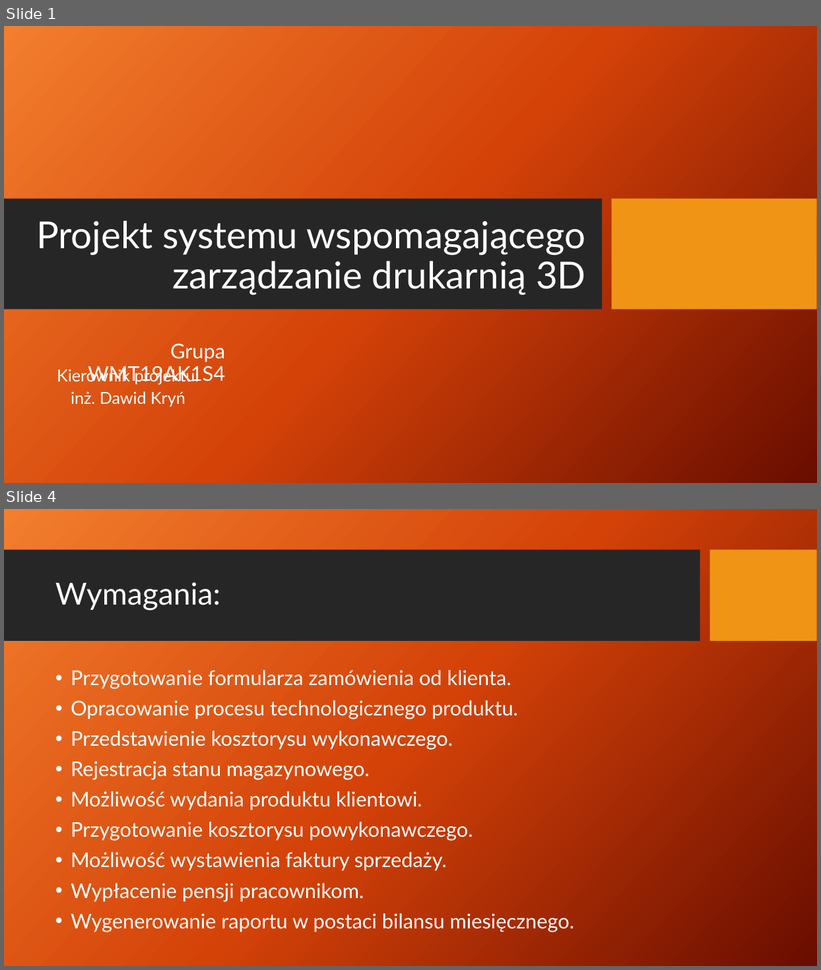
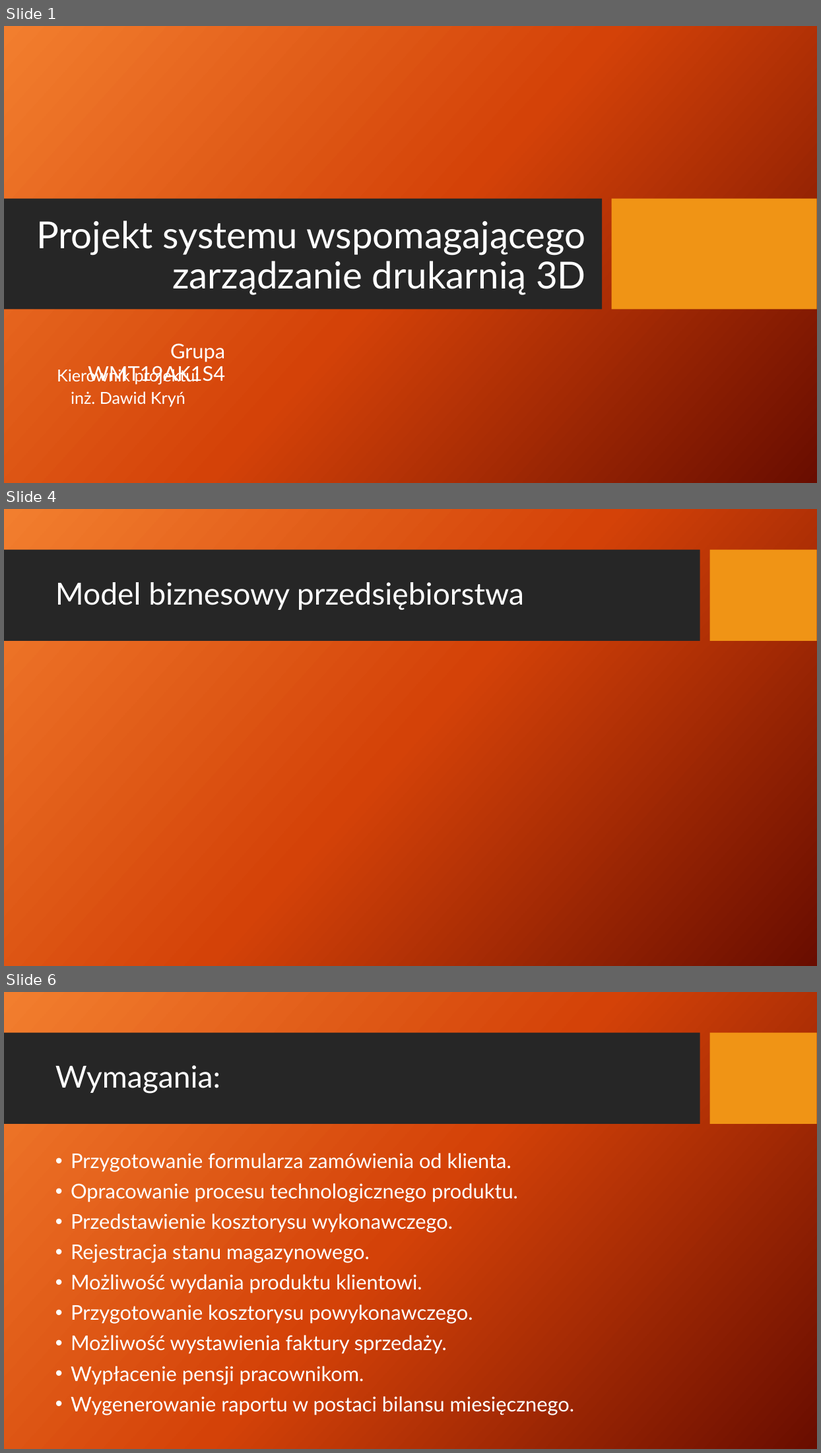
Before and after one commit to rudnickirobert/KWZP2021, a slide deck: Prezentacja_29.04.pptx. Shown one above the other, each under a label of ours: slides 1 and 4 before the commit, slides 1, 4 and 6 after it; the slides between them are not shown. The pictures are 821x970 and 821x1453 pixels, drawn with LibreOffice and Linux fonts; fonts in the diff are those of the drawing; background and template pictures are left out. Boxes give left, top, right and bottom in pixels: in the first picture for what was removed or moved away, otherwise in the second. Text is boxed around its words. In the diff, an @@ line names an element or a change of style, - is before the commit and + after.

```diff
--- a/Prezentacja_29.04.pptx
+++ b/Prezentacja_29.04.pptx
@@ slide 4 added at <box>4,509,817,966</box>, background picture (left out); not listed: 2 template elements that a slide beside it also shows @@
@@ title added at <box>55,582,524,610</box>, 36 pt, text #FFFFFF @@
+Model biznesowy przedsiębiorstwa
@@ what was slide 4 is now slide 6 @@
```
Also in this commit, not shown: 6 slides changed, 1 other slide added.
